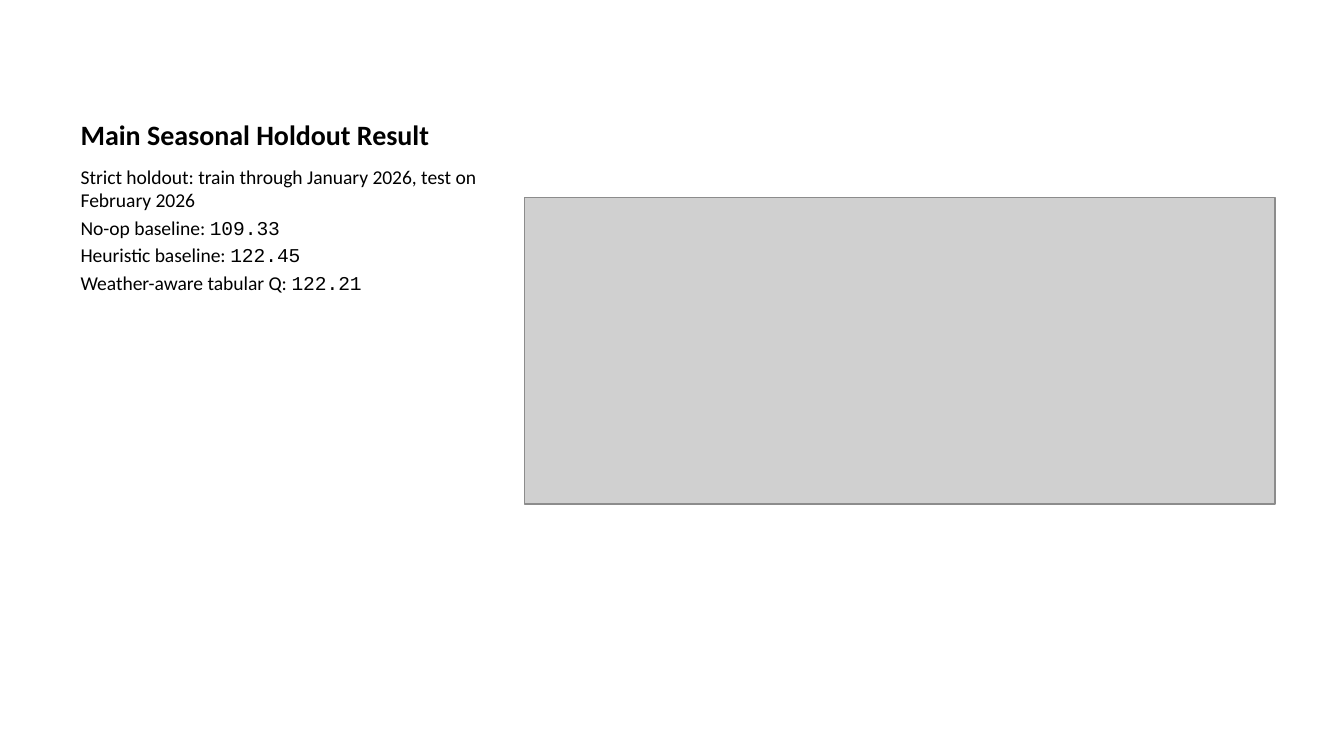
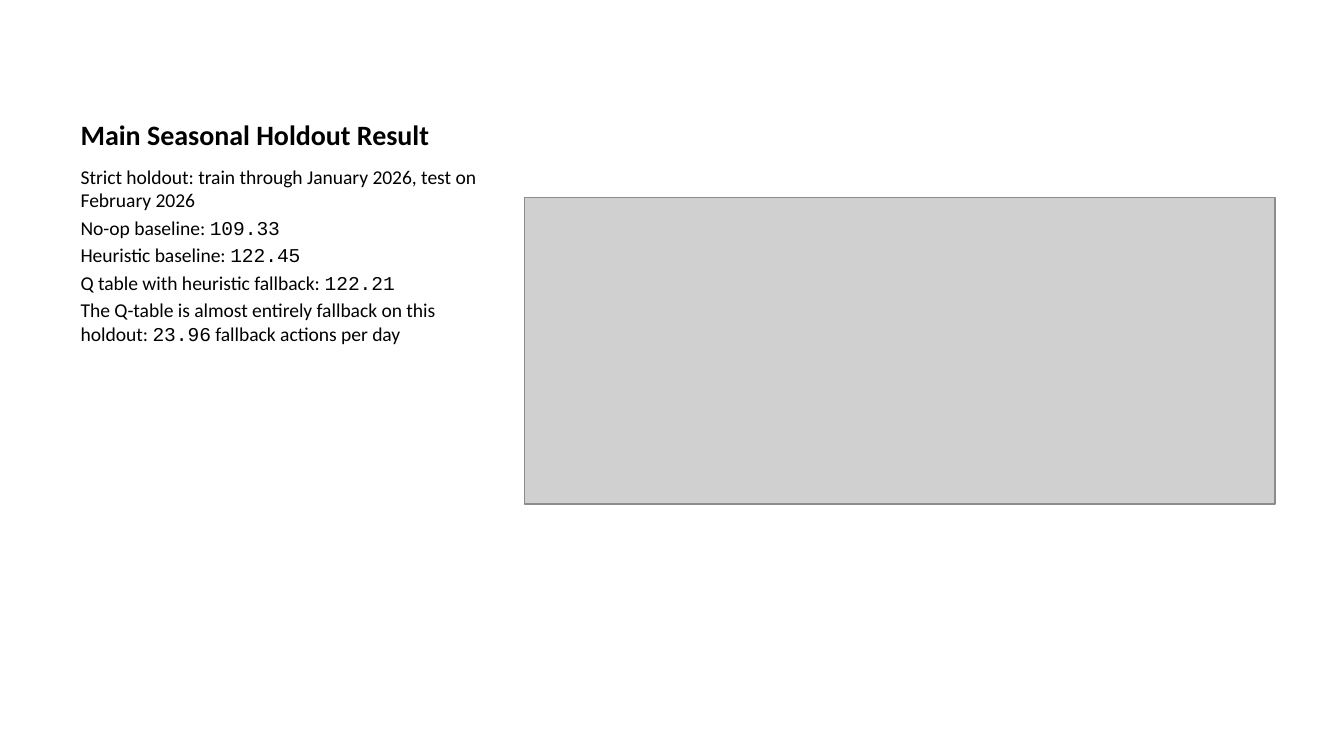
Before and after one commit to zhongnz/citibikeRL, a slide deck: slide 8 of docs/presentation/deck_final.pptx. Drawn at 1344x756 pixels with LibreOffice and Linux fonts; fonts in the diff are those of the drawing; grey boxes stand for pictures. Boxes give left, top, right and bottom in pixels: in the first picture for what was removed or moved away, otherwise in the second. Text is boxed around its words. In the diff, an @@ line names an element or a change of style, - is before the commit and + after.

```diff
--- a/docs/presentation/deck_final.pptx
+++ b/docs/presentation/deck_final.pptx
@@ text at [81, 276, 435, 344]: text changed @@
-Weather-aware tabular Q: 122.21
+Q table with heuristic fallback: 122.21
+The Q-table is almost entirely fallback on this holdout: 23.96 fallback actions per day
```
Also in this commit, not shown: 56 other files.
